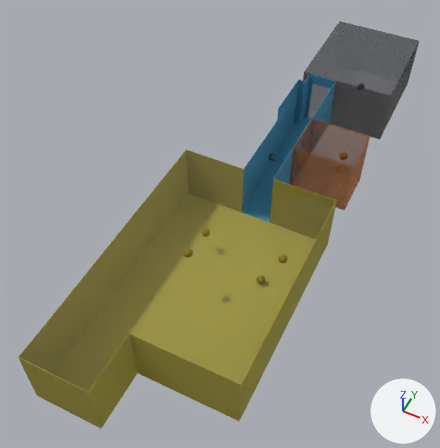
An edit to the Blender file Assets/Prefabs/Blender/FlatGizmo.blend, drawn before and after from the same camera.
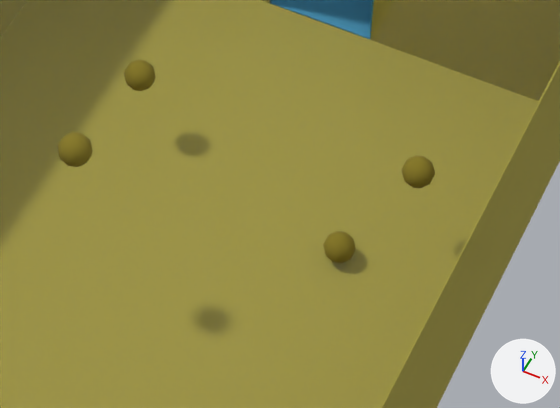
The first picture shows the older version from a camera (50 mm lens) standing at (2.5, -6.66, 6.91) and looking at (-0.44, -0.79, -0.42). The close-ups show both versions on the part from 38% to 73% of the width and 47% to 72% of the height of that picture; other places that the commit changed are outside them. Lighting does not change. The marker at lower right points along +X, +Y and +Z.

The older version as bpy lines, for what is in view:
```python
ob_living = bpy.data.objects.new('Living', me_cube_005)
ob_living.location = (-0.25, -1.359, 0.518)
ob_livingtable = bpy.data.objects.new('LivingTable', me_cube_006)
ob_livingtable.location = (-0.25, -1.359, 0.428)
ob_livingtable_001 = bpy.data.objects.new('LivingTable.001', me_cube_007)
ob_livingtable_001.location = (-0.25, -1.359, 0.518)
ob_livingtable_002 = bpy.data.objects.new('LivingTable.002', me_cube_008)
ob_livingtable_002.location = (-0.25, -1.359, 0.518)
ob_livingtable_003 = bpy.data.objects.new('LivingTable.003', me_cube_009)
ob_livingtable_003.location = (-0.25, -1.359, 0.558)
# also in view: 'Corridor' at (-0.06, 1.04, 0.01)
```
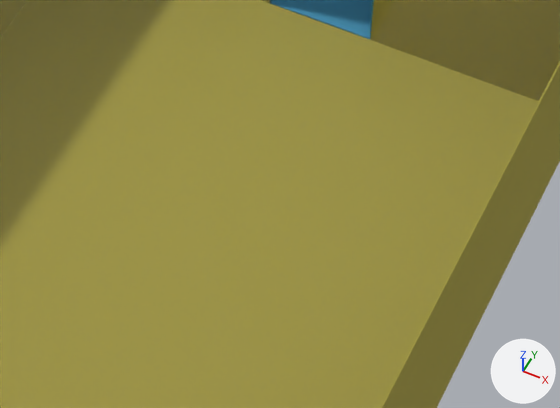
The newer file is also turned or shifted as a whole; pictures and numbers use the older file's frame.

Location of each change, (x1, y1, x2, y2) in pixels of the close-ups (560 x 408 px):
'LivingTable', deleted (yellow): before (58, 132, 93, 167)
'LivingTable.002', deleted (yellow): before (402, 155, 435, 188)
'LivingTable.003', deleted (yellow): before (323, 231, 356, 263)
'LivingTable.001', deleted (yellow): before (124, 59, 156, 91)

Edits to the bpy script that builds the scene:
```text
Remove ob_livingtable:
    ob_livingtable = bpy.data.objects.new('LivingTable', me_cube_006)
    ob_livingtable.location = (-0.25, -1.359, 0.428)
Remove ob_livingtable_001:
    ob_livingtable_001 = bpy.data.objects.new('LivingTable.001', me_cube_007)
    ob_livingtable_001.location = (-0.25, -1.359, 0.518)
Remove ob_livingtable_002:
    ob_livingtable_002 = bpy.data.objects.new('LivingTable.002', me_cube_008)
    ob_livingtable_002.location = (-0.25, -1.359, 0.518)
Remove ob_livingtable_003:
    ob_livingtable_003 = bpy.data.objects.new('LivingTable.003', me_cube_009)
    ob_livingtable_003.location = (-0.25, -1.359, 0.558)
```
